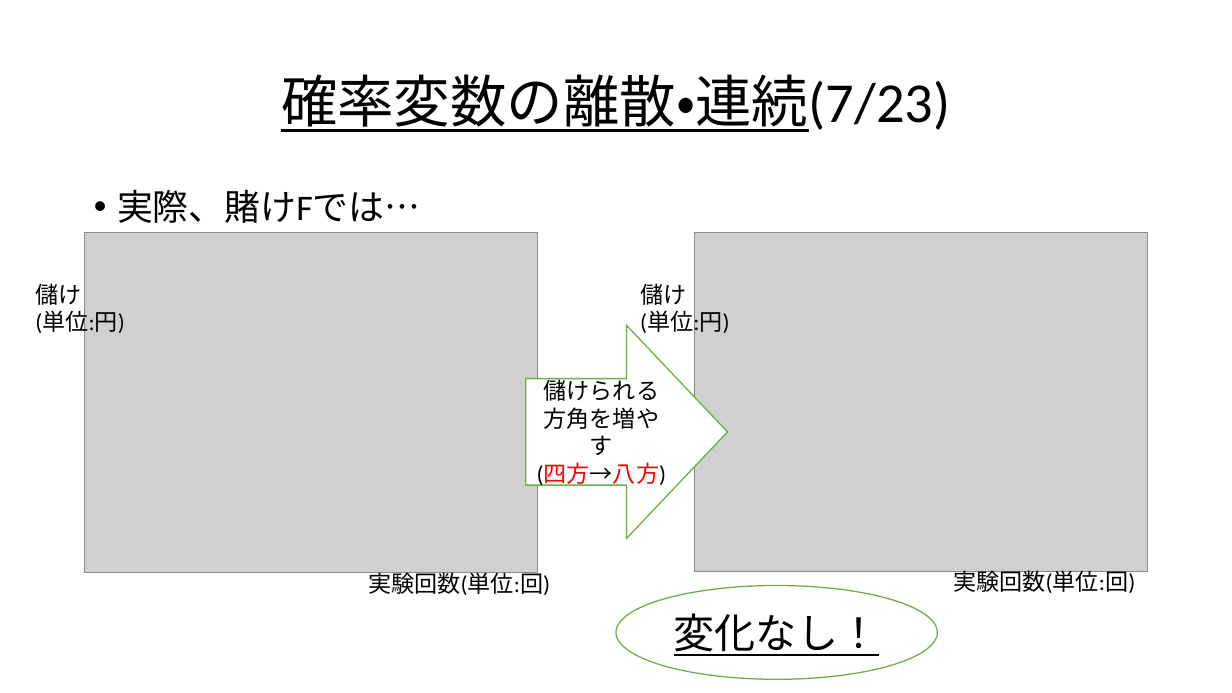
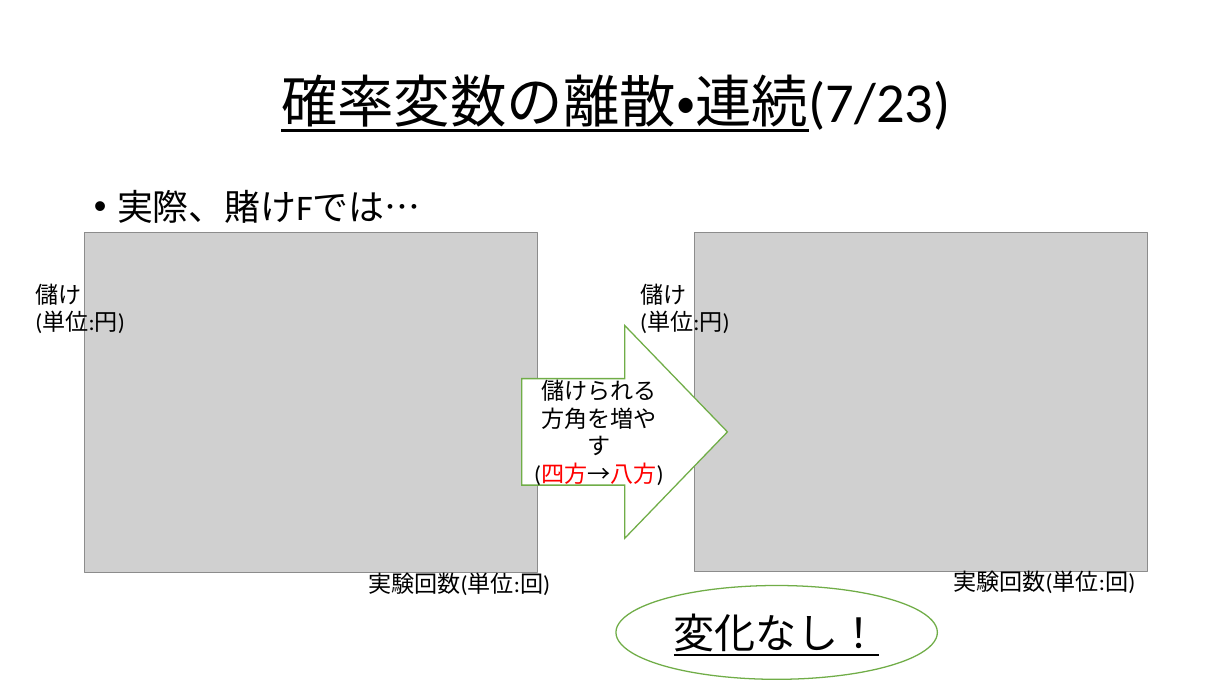
Before and after one commit to Ryo-KATAYAMA/Senior_Project, a slide deck: slide 65 of Chapter4_1.pptx (slide 64 before the commit). Drawn at 1232x693 pixels with LibreOffice and Linux fonts; fonts in the diff are those of the drawing; grey boxes stand for pictures. Boxes give left, top, right and bottom in pixels: in the first picture for what was removed or moved away, otherwise in the second. Text is boxed around its words. In the diff, an @@ line names an element or a change of style, - is before the commit and + after.

```diff
--- a/Chapter4_1.pptx
+++ b/Chapter4_1.pptx
@@ right arrow "儲けられる方角を増やす": place and size @@
-right arrow "儲けられる方角を増やす" at bbox=[526, 325, 727, 539]
+right arrow "儲けられる方角を増やす" at bbox=[522, 325, 728, 539]
```
Also in this commit, not shown: 13 other slides changed, 1 slide added.
